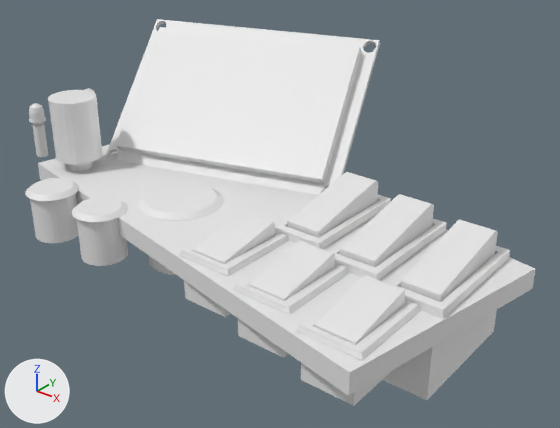
The Blender file CarInfoDisplay/Panel.blend as it was, and as the next commit left it.
The view is the same before and after, from a 50 mm lens placed at (0.1142, -0.1316, 0.0783), pointed at (0.0, 0.0112, -0.0102). The axes (+X, +Y, +Z) are drawn at lower left. The lights are the same throughout.

The older version as bpy lines, for what is in view:
```python
ob_button_big_001 = bpy.data.objects.new('Button_Big.001', me_cylinder_008)
ob_button_big_001.location = (-0.0165, -0.0082, -0.0124)
ob_button_small_001 = bpy.data.objects.new('Button_Small.001', me_cylinder_010)
ob_button_small_001.location = (-0.0476, -0.0242, -0.0096)
ob_display_001 = bpy.data.objects.new('Display.001', me_cube_015)
ob_display_001.location = (-0.0253, 0.0236, 0.0124)
ob_display_001.rotation_euler = (0.785, 0.0, 0.274)  # degrees (45, 0, 16)
ob_led_cutout = bpy.data.objects.new('LED Cutout', me_cylinder_018)
ob_led_cutout.location = (-0.0969, 0.0279, -0.0039)
ob_led_cutout.rotation_euler = (0.0, 0.0, -1.571)  # degrees (0, 0, -90)
ob_switch_small_cutout = bpy.data.objects.new('Switch_Small Cutout', me_cube_029)
ob_switch_small_cutout.location = (0.0105, -0.0181, -0.0037)
ob_usable_panel = bpy.data.objects.new('Usable Panel', me_cube_001)
ob_usable_panel.location = (0.0, 0.0, 0.0)
ob_usable_panel.rotation_euler = (0.0, 0.0, -0.197)  # degrees (0, 0, -11)
ob_usable_panel.scale = (0.0625, 0.0278, 0.0025)
# also in view: 'Switch_Big Cutout' at (0.0367, 0.004, -0.0105); 'Dial.001' at (-0.0551, -0.0091, 0.0014)
```
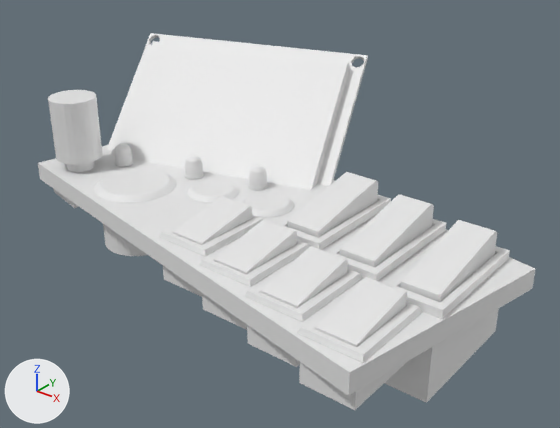
Where the newer file only moved an object's origin or applied its transform, the numbers keep the older frame.

Where the change shows, as pixel boxes (x1, y1, x2, y2) in the pictures (560 x 428 px):
'Display.001', moved: before (105, 19, 380, 195); after (107, 33, 368, 190)
'Switch_Small Cutout', moved, modifiers changed: before (179, 212, 421, 406); after (160, 196, 422, 410)
'Button_Small.001', moved, turned, modifiers changed: before (25, 178, 128, 266); after (187, 179, 294, 217)
'Button_Big.001', moved: before (138, 183, 224, 275); after (94, 169, 177, 256)
'LED Cutout', moved, turned, modifiers changed: before (29, 88, 98, 157); after (114, 143, 134, 167)
'LED Cutout.002', added: after (248, 165, 268, 190)
'LED Cutout.001', added: after (184, 155, 204, 179)

What the commit changed:
Mesh me_cylinder_005 is new.
It has 240 vertices, 196 faces and spans x -0.0026..0.0026, y -0.0026..0.0024, z -0.0115..0.0053.
Object 'Button_Big.001' (ob_button_big_001) moves from (-0.0165, -0.0082, -0.0124) to (-0.0331, -0.0085, -0.0124).
Object 'Display.001' (ob_display_001) moves from (-0.0253, 0.0236, 0.0124) to (-0.0292, 0.0241, 0.0075).
Object 'Button_Small.001' (ob_button_small_001) moves from (-0.0476, -0.0242, -0.0096) to (-0.0142, 0.0013, -0.0096).
Object 'Button_Small.001' (ob_button_small_001) turns from (0, 0, 0) to (0, 0, 8.1) degrees about x, y and z.
Object 'Button_Small.001' (ob_button_small_001) has a ARRAY modifier named 'Array'.
On modifier 'Array' of object 'Button_Small.001' (ob_button_small_001), relative_offset_displace goes from (1.4, 0.0, 0.0) to (1.2, 0.0, 0.0).
Object 'Switch_Small Cutout' (ob_switch_small_cutout) moves from (0.0105, -0.0181, -0.0037) to (0.0009, -0.0148, -0.0037).
Object 'Switch_Small Cutout' (ob_switch_small_cutout) has a ARRAY modifier named 'Array'.
On modifier 'Array' of object 'Switch_Small Cutout' (ob_switch_small_cutout), count goes from 3 to 4.
On modifier 'Array' of object 'Switch_Small Cutout' (ob_switch_small_cutout), relative_offset_displace goes from (1.3, -0.167, 0.0) to (1.1, -0.167, 0.0).
Object 'LED Cutout' (ob_led_cutout) loses its ARRAY modifier named 'Array'.
Modifier setting removed (it was count = 3).
Modifier setting removed (it was relative_offset_displace = (2.0, 0.0, 0.0)).
Object 'LED Cutout' (ob_led_cutout) moves from (-0.0969, 0.0279, -0.0039) to (-0.0472, -0.0001, -0.0039).
Object 'LED Cutout' (ob_led_cutout) turns from (0, 0, -90) to (0, 0, 18) degrees about x, y and z.
Object 'LED Cutout.002' (ob_led_cutout_002) is new; it shows me_cylinder_005.
Its location is (-0.0073, 0.0111, -0.0039).
Its rotation in degrees is (0, 0, 18).
Object 'LED Cutout.001' (ob_led_cutout_001) is new; it shows a copy of me_cylinder_005.
Its location is (-0.0255, 0.0057, -0.0039).
Its rotation in degrees is (0, 0, 18).
